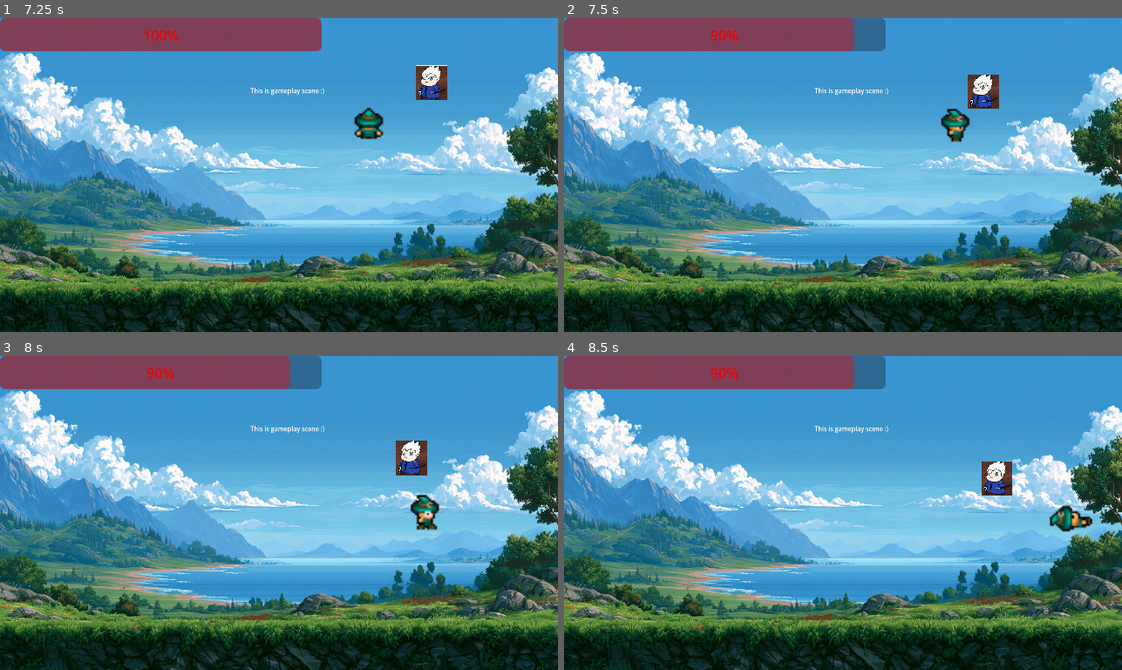
Above: before the commit, frames 1-4 (two rows, left to right).
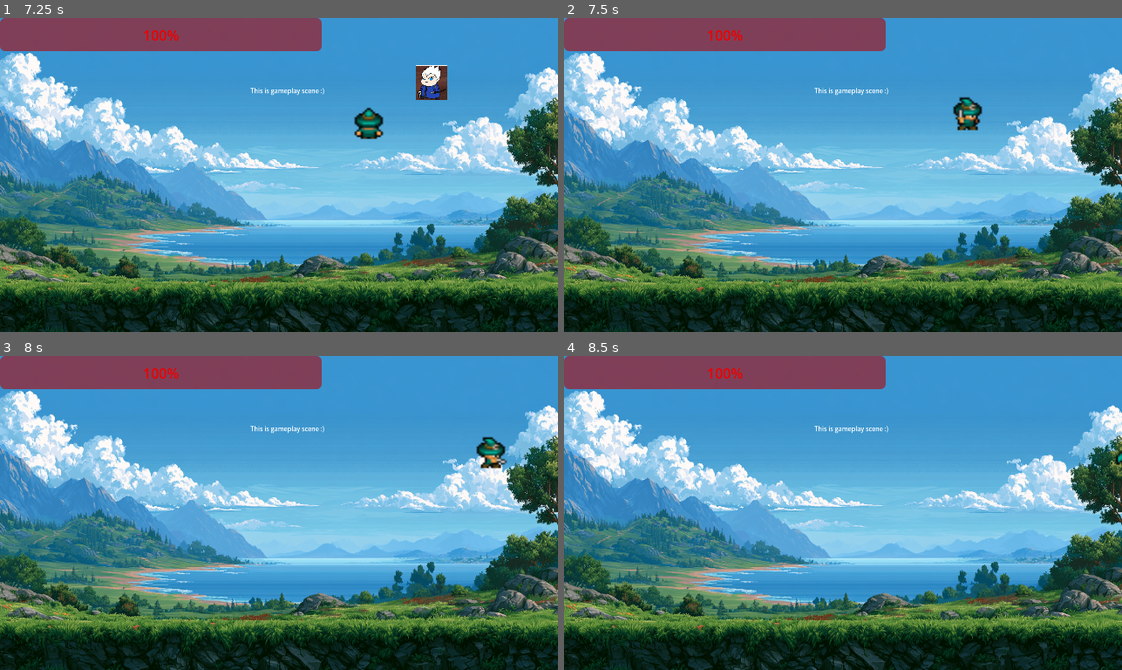
Above: after the commit, the same moments.

Repository: TheSateWarco/2dTDFantasyAdventureGame
Game: Godot game, scene res://Tesoro_Sage_FantasyAdventure/Scenes/UI/start_screen_ui.tscn
Same seed, same stepped clock (60 frames per second), same inputs: the game is played once before the commit and once after it. Sound files missing from this copy of the repository are replaced by a short silence.
Inputs:
- Up to frame 1 (7.25 s): click "Start" at 0.5 s; click "Start" at 1.25 s; tap Enter at 2, 3.5, 5 s; hold E (attack) 2.03-2.78 s; hold W (moveUp) 2.03-3.53 s; tap M (testDie) at 2.3, 2.85, 3.8, 4.35, 5.3 s; tap Space at 2.75, 4.25, 5.75 s; tap E (attack) at 3.05, 4.55, 5.85 s; hold E (attack) 3.53-4.28 s; hold A (moveLeft) 3.53-5.03 s; hold S (moveDown) 5.03-5.78 s; hold N (testHit) 5.03-5.78 s; hold D (moveRight) 5.78-6.53 s; hold W (moveUp) from 6.53 s (still down); hold M (testDie) from 6.53 s (still down)
- Up to frame 2 (7.5 s): release W (moveUp) at 7.28 s; release M (testDie) at 7.28 s; hold D (moveRight) from 7.28 s (still down); tap E (attack) at 7.35 s
- Up to frame 3 (8 s): keep holding D (moveRight)
- Up to frame 4 (8.5 s): keep holding D (moveRight); hold M (testDie) from 8.03 s (still down)

Frame 1 is identical in both runs. In frame 2, 1.9% of the frame differs, in the area x 25-78%, y 0-40%; in frame 3, 2.2%, in the area x 25-91%, y 0-56%; in frame 4, 1.8%.
Error in both runs: Cannot call method 'change_scene_to_file' on a null value. (res://Tesoro_Sage_FantasyAdventure/Scripts/start_screen_ui.gd:8)

Commit message:
kill blobs and death player

Diff:
--- a/2dtd-fantasy-adventure-game/Tesoro_Sage_FantasyAdventure/Scenes/Characters/Player.tscn
+++ b/2dtd-fantasy-adventure-game/Tesoro_Sage_FantasyAdventure/Scenes/Characters/Player.tscn
@@ -1913,6 +1913,10 @@
 [node name="Player" type="CharacterBody2D" unique_id=70149729 groups=["player"]]
 collision_mask = 2
 script = ExtResource("1_kp4g2")
+speed = null
+attack_distance = null
+knockback_strength = null
+knockback_friction = null
 
 [node name="AnimatedSprite2D" type="AnimatedSprite2D" parent="." unique_id=1357244899]
 sprite_frames = SubResource("SpriteFrames_l20gf")
@@ -1939,4 +1943,11 @@
 stream = ExtResource("5_gh1l8")
 volume_db = 10.0
 
+[node name="AttackArea" type="Area2D" parent="." unique_id=1315232451]
+collision_mask = 2
+
+[node name="CollisionShape2D" type="CollisionShape2D" parent="AttackArea" unique_id=184686396]
+position = Vector2(0, -2)
+shape = SubResource("CapsuleShape2D_k0x5d")
+
 [connection signal="animation_finished" from="AnimatedSprite2D" to="." method="_on_animated_sprite_2d_animation_finished"]
--- a/2dtd-fantasy-adventure-game/Tesoro_Sage_FantasyAdventure/Scripts/blobAI.gd
+++ b/2dtd-fantasy-adventure-game/Tesoro_Sage_FantasyAdventure/Scripts/blobAI.gd
@@ -8,7 +8,8 @@
 @export var chase_speed: float = 70.0
 
 @export_group("Timing")
-@export var idle_time: float = 2.0
+@export var min_idle_time: float = 1.0
+@export var max_idle_time: float = 4.0
 @export var patrol_radius: float = 100.0
 @export var search_wait_time: float = 1.0
 var search_timer: float = 0.0
@@ -33,7 +34,7 @@
 	patrol_target = get_random_patrol_position()
 
 func _ready():
-	idle_timer = idle_time
+	idle_timer = get_random_idle_time()
 	current_state = State.IDLE
 
 	if not detectionArea.body_entered.is_connected(_on_body_entered):
@@ -63,7 +64,8 @@
 	move_and_slide()
 
 
-
+func get_random_idle_time() -> float:
+	return randf_range(min_idle_time, max_idle_time)
 
 func patrol():
 	var distance = global_position.distance_to(patrol_target)
@@ -74,7 +76,7 @@
 		# Choose a different destination for the next patrol
 		patrol_target = get_random_patrol_position()
 
-		idle_timer = idle_time
+		idle_timer = get_random_idle_time()
 		current_state = State.IDLE
 		return
 
@@ -118,7 +120,7 @@
 		search_timer -= delta
 
 		if search_timer <= 0:
-			idle_timer = idle_time
+			idle_timer = get_random_idle_time()
 			current_state = State.IDLE
 
 func get_random_patrol_position() -> Vector2:
--- a/2dtd-fantasy-adventure-game/Tesoro_Sage_FantasyAdventure/Scripts/player.gd
+++ b/2dtd-fantasy-adventure-game/Tesoro_Sage_FantasyAdventure/Scripts/player.gd
@@ -1,5 +1,5 @@
 extends CharacterBody2D
-@export var speed = 200
+@export var speed:float = 200.0
 @onready var animatedSprite = $AnimatedSprite2D
 @onready var lastDirection = "Down"
 @onready var is_action_playing = false
@@ -7,15 +7,36 @@
 @onready var health: int = 100
 signal health_changed(new_health)
 
+@export var attack_distance: float = 20.0
+var facing_direction: Vector2 = Vector2.DOWN
+
+
 @onready var HurtSound: AudioStreamPlayer2D = $HurtSound
 @onready var SwordSlashSound: AudioStreamPlayer2D = $SwordSlashSound
 
+var is_dead: bool = false
+
 func take_damage(amount: int):
+	if is_dead:
+		return
+
 	HurtSound.play()
 	health -= amount
 	health = max(health, 0)
-	play_action_animation("hit")
 	health_changed.emit(health)
+
+	if health <= 0:
+		die()
+	else:
+		play_action_animation("hit")
+
+func die():
+	if is_dead:
+		return
+
+	is_dead = true
+	velocity = Vector2.ZERO
+	play_action_animation("die")
 
 var knockback_velocity: Vector2 = Vector2.ZERO
 
@@ -29,11 +50,31 @@
 	knockback_velocity = knockback_direction * knockback_strength
 
 func _physics_process(delta):
+	if is_dead:
+		velocity = Vector2.ZERO
+		return
+
+
 	var inputDirection = Input.get_vector(
 		"moveLeft", "moveRight", "moveUp", "moveDown"
 	)
 
 	velocity = inputDirection * speed
+
+	if inputDirection != Vector2.ZERO:
+		update_direction(inputDirection)
+
+		match lastDirection:
+			"Up":
+				facing_direction = Vector2.UP
+			"Down":
+				facing_direction = Vector2.DOWN
+			"Left":
+				facing_direction = Vector2.LEFT
+			"Right":
+				facing_direction = Vector2.RIGHT
+
+	$AttackArea.position = facing_direction * attack_distance
 
 	# Apply knockback
 	velocity += knockback_velocity
@@ -69,13 +110,26 @@
 		lastDirection = "Right"
 
 func _unhandled_input(event):
+	if is_dead:
+		return
 	if event.is_action_pressed("attack"):
 		play_action_animation("attack")
 		SwordSlashSound.play()
+		attack()  # Damage enemies inside the hitbox
+
 	elif event.is_action_pressed("testHit"):
 		play_action_animation("hit")
+
 	elif event.is_action_pressed("testDie"):
 		play_action_animation("die")
 
 func _on_animated_sprite_2d_animation_finished():
+	if is_dead:
+		return
+
 	is_action_playing = false
+
+func attack() -> void:
+	for body in $AttackArea.get_overlapping_bodies():
+		if body.is_in_group("enemies") and body.has_method("take_damage"):
+			body.take_damage(1)
